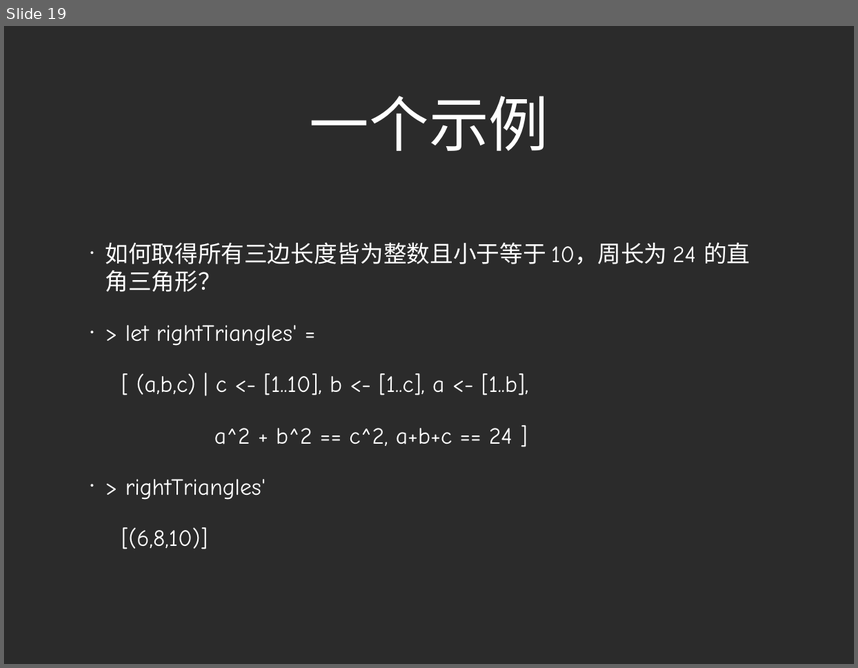
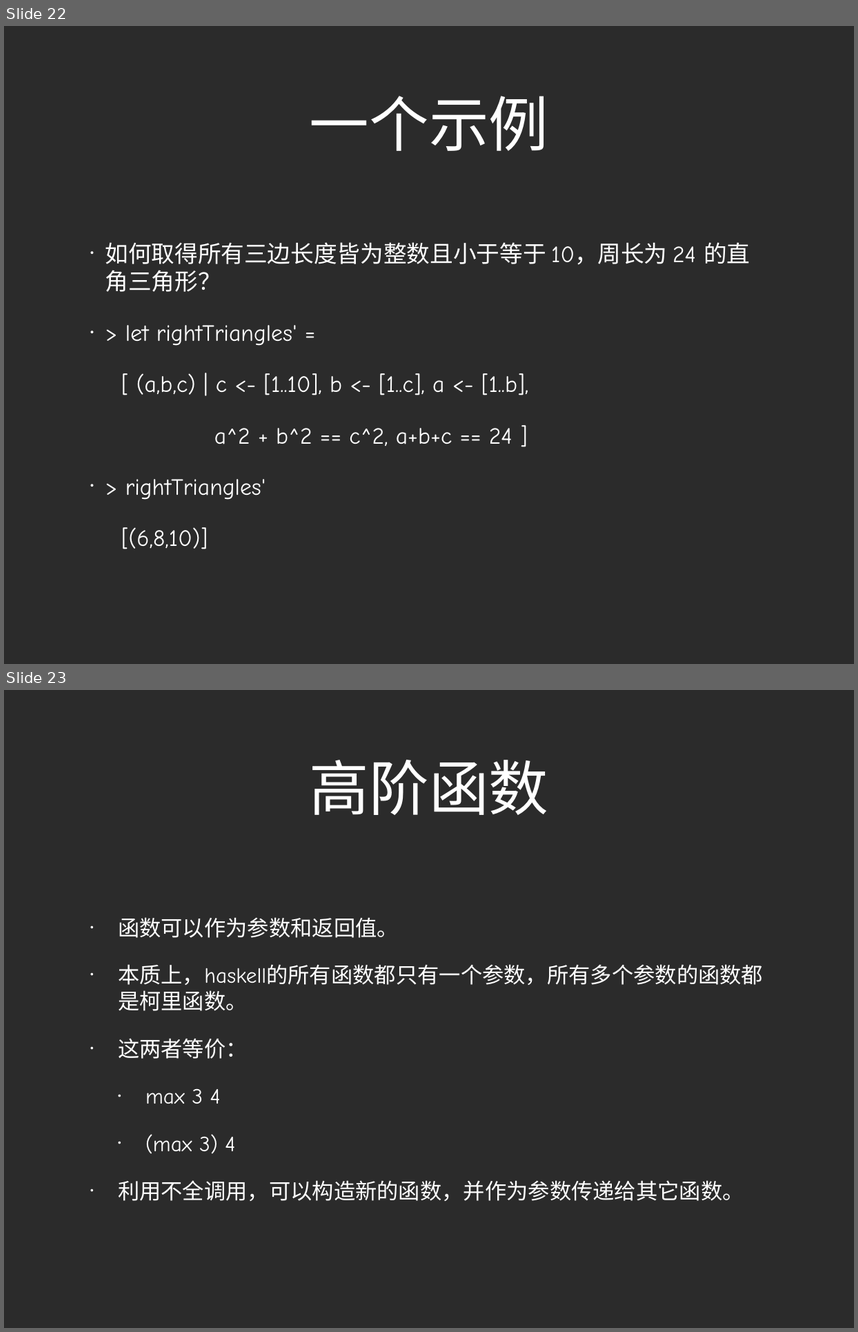
Before and after one commit to zhizhuwang/codekata, a slide deck: haskell/Haskell Basics.ppt. Shown one above the other, each under a label of ours: slide 19 before the commit, slides 22 and 23 after it. The pictures are 858x668 and 858x1332 pixels, drawn with LibreOffice and Linux fonts; fonts in the diff are those of the drawing; background and template pictures are left out; a plain dark background stands for a picture behind light text. Boxes give left, top, right and bottom in pixels: in the first picture for what was removed or moved away, otherwise in the second. Text is boxed around its words. In the diff, an @@ line names an element or a change of style, - is before the commit and + after.

```diff
--- a/haskell/Haskell Basics.ppt
+++ b/haskell/Haskell Basics.ppt
@@ slide 23 added at <box>4,690,854,1328</box>, background picture (left out) @@
@@ title added at <box>310,760,549,815</box>, 72 pt, text #FFFFFF @@
+高阶函数
@@ text added at <box>118,917,763,1201</box>, 26 pt, text #FFFFFF @@
+• 函数可以作为参数和返回值。
+• 本质上，haskell的所有函数都只有一个参数，所有多个参数的函数都是柯里函数。
+• 这两者等价：
+  • max 3 4
+  • (max 3) 4
+• 利用不全调用，可以构造新的函数，并作为参数传递给其它函数。
@@ what was slide 19 is now slide 22 @@
```
Also in this commit, not shown: 3 slides changed, 15 other slides added, 2 slides removed, 34 other files.
